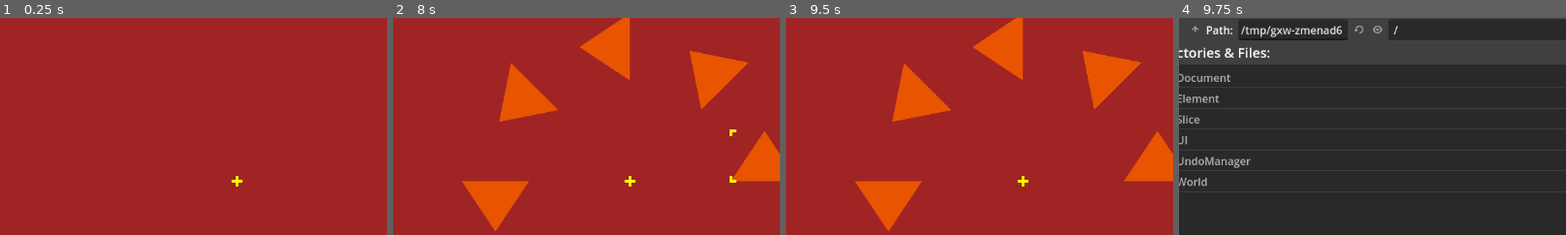
Above: before the commit, frames 1-4 (left to right).
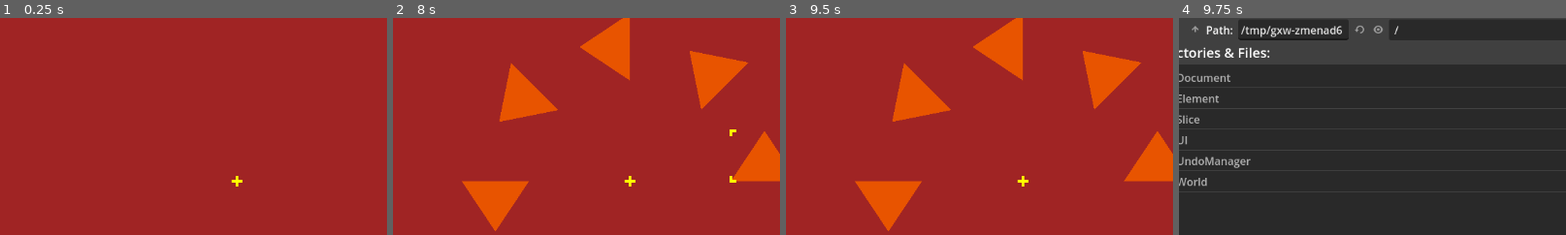
Above: after the commit, the same moments.

Repository: zoeesilcock/symmetar
Game: Godot game, scene res://Main.tscn
Two runs of this game, one before a commit and one after it. Both use one fixed random seed, a clock stepped at 60 frames per second and the inputs below.
Inputs:
- Up to frame 1 (0.25 s): no input
- Up to frame 2 (8 s): click "Clear" at 0.5 s; click "Add" at 1.25 s; click "Undo" at 2 s; click "Redo" at 2.75 s; click "Clear" at 3.5 s; click "Add" at 4.25 s; click "Undo" at 5 s; click "Redo" at 5.75 s; click "Clear" at 6.5 s; click "Add" at 7.25 s
- Up to frame 3 (9.5 s): click "Undo" at 8 s; click "Redo" at 8.75 s
- Up to frame 4 (9.75 s): click "Save" at 9.5 s
The pictures show only the part of the screen within x 31-80%, y 12-62%; the shares and areas given below are measured in that part.

Frames 1-3 are identical in both runs. In frame 4, less than 0.1% of the frame differs, in the area x 43-57%, y 3-10%.

Commit message:
Use a class higher in the hierarchy to avoid an or

Diff:
--- a/Slice/Slice.gd
+++ b/Slice/Slice.gd
@@ -59,7 +59,7 @@
 	highlighted_color.v += highlight_brighten
 
 func _unhandled_input(event : InputEvent):
-	if event is InputEventMouseButton || event is InputEventMouseMotion:
+	if event is InputEventMouse:
 		var world_position = view_to_world * event.position
 		var cursor_in_slice = _is_point_in_slice(world_position - position)
 		var any_slice_busy = ui_state.any_slice_is_dragging || ui_state.any_slice_is_rotating
